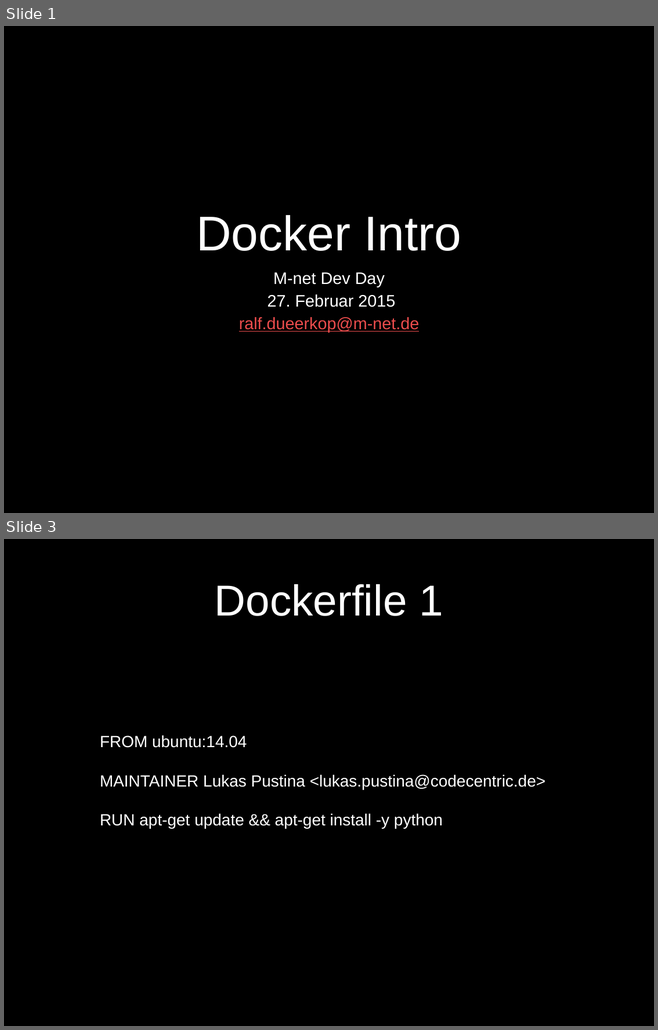
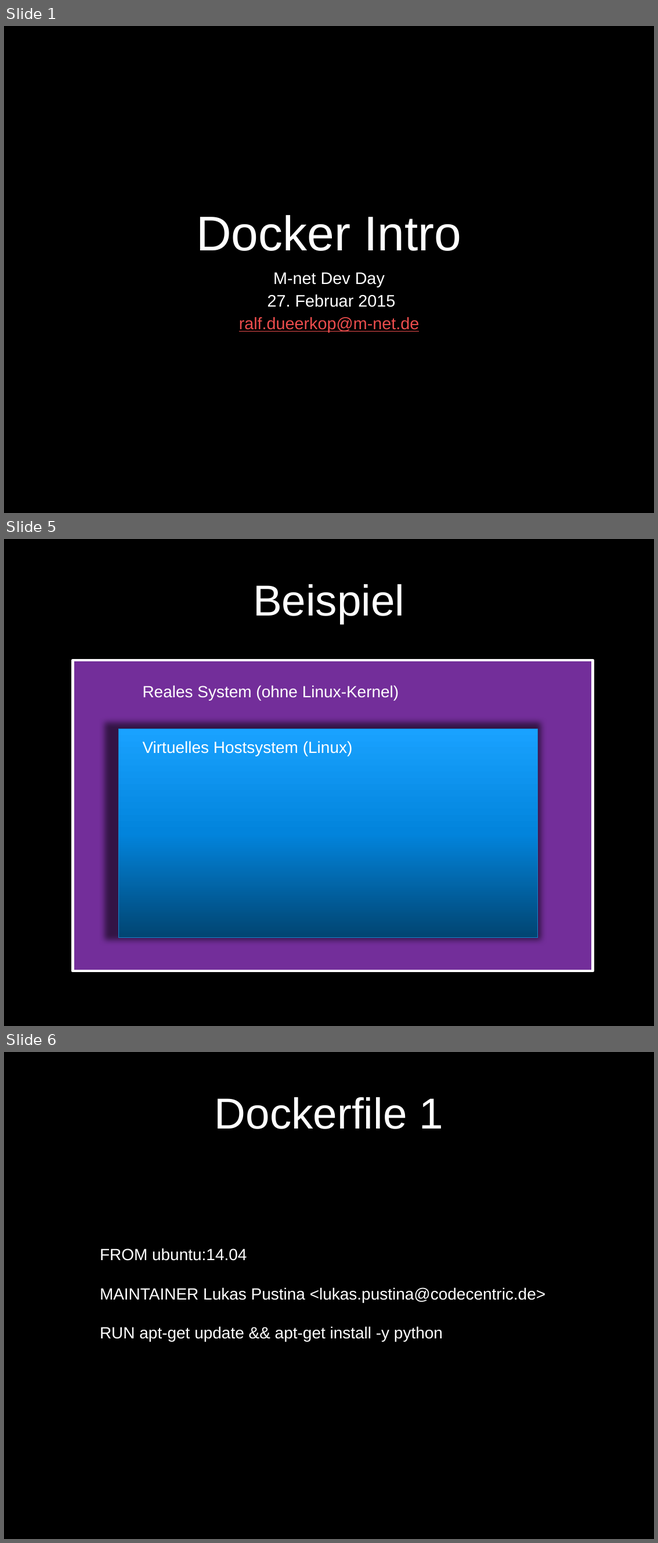
Before and after one commit to ra1f/docker-intro, a slide deck: DockerIntro.pptx. Shown one above the other, each under a label of ours: slides 1 and 3 before the commit, slides 1, 5 and 6 after it; the slides between them are not shown. The pictures are 658x1030 and 658x1543 pixels, drawn with LibreOffice and Linux fonts; fonts in the diff are those of the drawing; background and template pictures are left out. Boxes give left, top, right and bottom in pixels: in the first picture for what was removed or moved away, otherwise in the second. Text is boxed around its words. In the diff, an @@ line names an element or a change of style, - is before the commit and + after.

```diff
--- a/DockerIntro.pptx
+++ b/DockerIntro.pptx
@@ slide 5 added at box(4, 539, 654, 1026), background picture (left out) @@
@@ title added at box(253, 584, 404, 624), 48 pt, text #FFFFFF @@
+Beispiel
@@ rectangle added at box(73, 660, 593, 972), fill #732E9A, outline #FFFFFF 2.75 pt, 18 pt, text #FFFFFF @@
+h
@@ text added at box(143, 685, 398, 700), 18 pt, text #FFFFFF @@
+Reales System (ohne Linux-Kernel)
@@ rectangle added at box(118, 729, 538, 937), fill gradient #014573 to #0285DD to #1AA3FF, outline #1884CD 0.5 pt @@
@@ text added at box(143, 741, 353, 756), 18 pt, text #FFFFFF @@
+Virtuelles Hostsystem (Linux)
@@ what was slide 3 is now slide 6 @@
```
Also in this commit, not shown: 1 slide changed, 2 other slides added, 7 other files.
